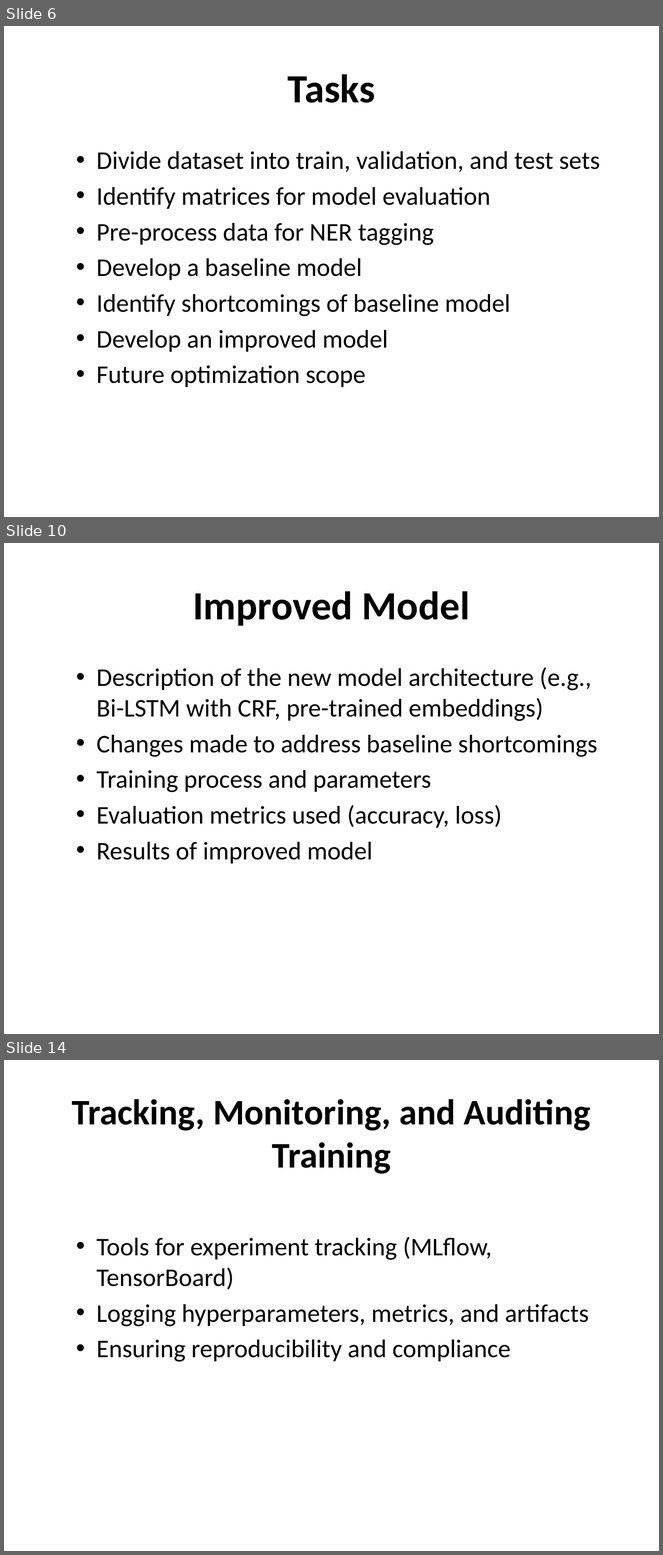
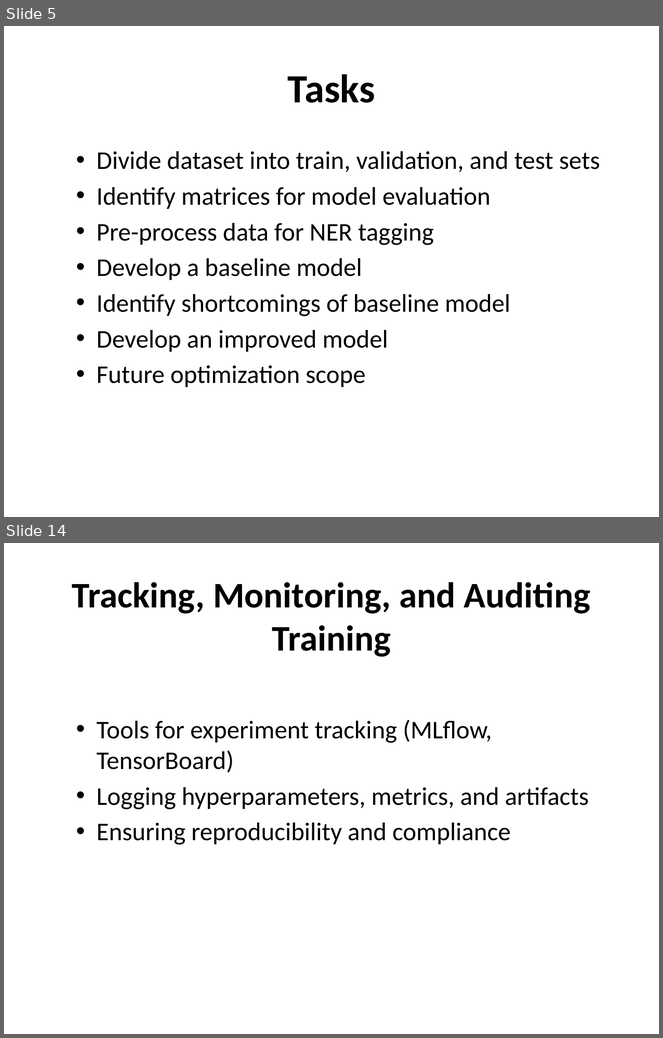
Before and after one commit to rahulbhoyar1995/NER-Case-Study, a slide deck: ner_presentation.pptx. Shown one above the other, each under a label of ours: slides 6, 10 and 14 before the commit, slides 5 and 14 after it; the slides between them are not shown. The pictures are 663x1555 and 663x1038 pixels, drawn with LibreOffice and Linux fonts; fonts in the diff are those of the drawing. Boxes give left, top, right and bottom in pixels: in the first picture for what was removed or moved away, otherwise in the second. Text is boxed around its words. In the diff, an @@ line names an element or a change of style, - is before the commit and + after.

```diff
--- a/ner_presentation.pptx
+++ b/ner_presentation.pptx
@@ slide 10 removed at (4, 543, 659, 1034), background #FFFFFF @@
@@ title removed at (193, 591, 469, 626) @@
-Improved Model
@@ text removed at (97, 667, 598, 864) @@
-  • Description of the new model architecture (e.g., Bi-LSTM with CRF, pre-trained embeddings)
-  • Changes made to address baseline shortcomings
-  • Training process and parameters
-  • Evaluation metrics used (accuracy, loss)
-  • Results of improved model
@@ what was slide 6 is now slide 5 @@
```
Also in this commit, not shown: 3 slides changed, 9 slides added, 6 other slides removed.
